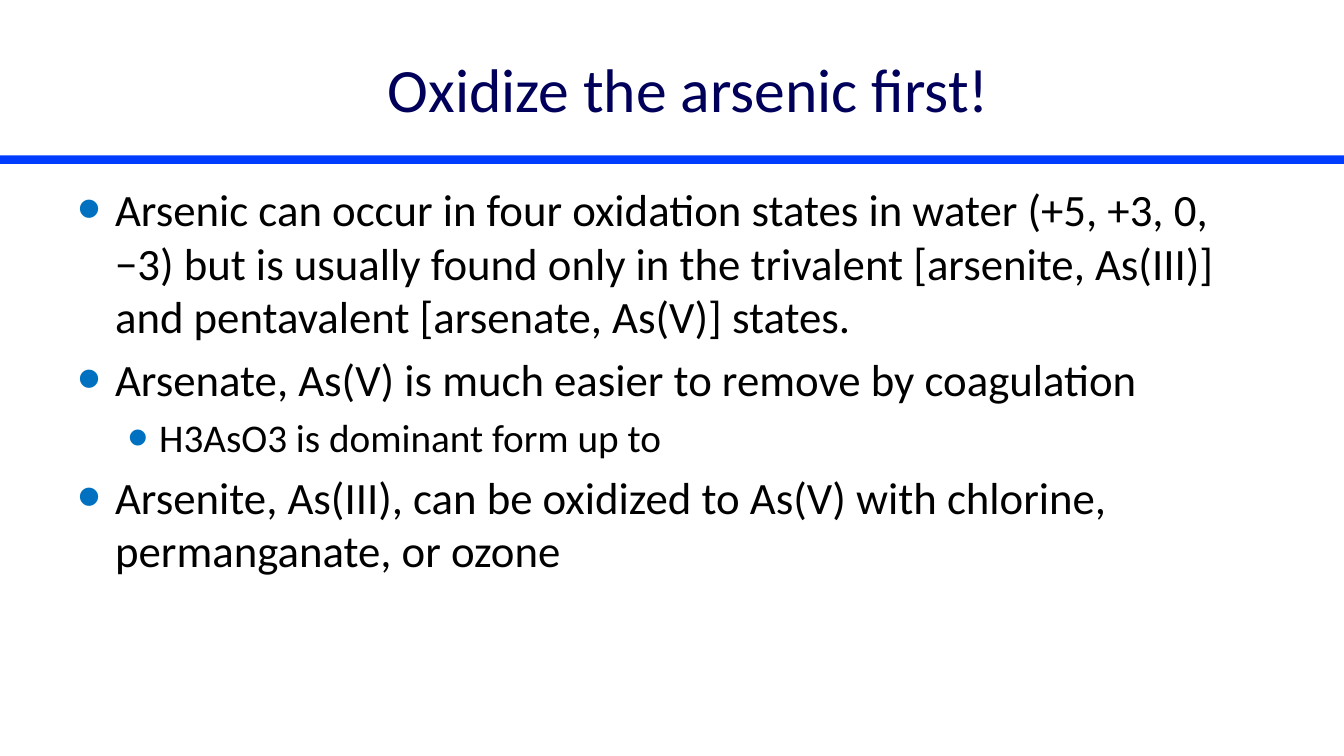
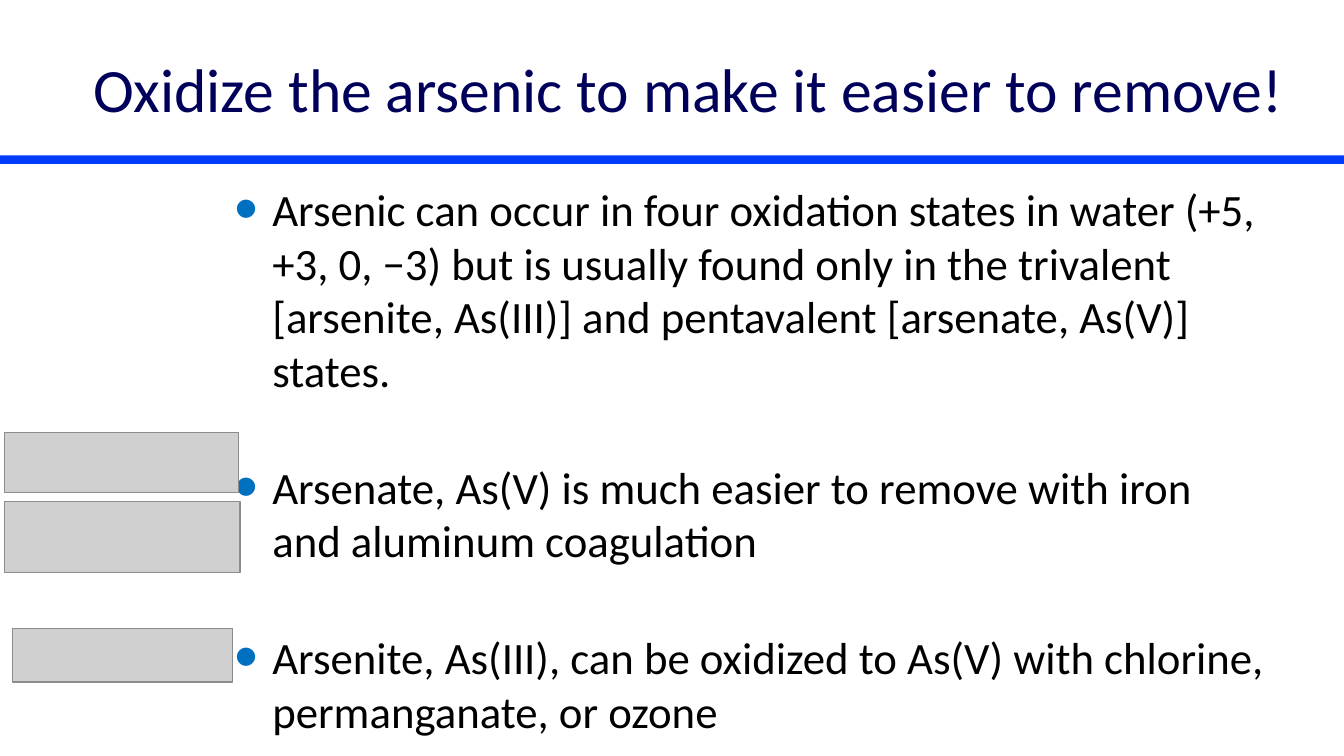
Before and after one commit to monroews/CEE4590, a slide deck: slide 19 of Lectures/Arsenic.pptx (slide 3 before the commit). Drawn at 1344x756 pixels with LibreOffice and Linux fonts; fonts in the diff are those of the drawing; grey boxes stand for pictures. Boxes give left, top, right and bottom in pixels: in the first picture for what was removed or moved away, otherwise in the second. Text is boxed around its words. In the diff, an @@ line names an element or a change of style, - is before the commit and + after.

Commit message:
arsenic

```diff
--- a/Lectures/Arsenic.pptx
+++ b/Lectures/Arsenic.pptx
@@ title at [93,69,1283,113]: text changed @@
-Oxidize the arsenic first!
+Oxidize the arsenic to make it easier to remove!
@@ text "Arsenic can occur in four ...": place and size @@
-text "Arsenic can occur in four ..." at [115,193,1213,575]
+text "Arsenic can occur in four ..." at [272,193,1263,680]
@@ picture added at [5,433,239,493] @@
@@ text at [272,471,1191,565]: text changed @@
-• Arsenate, As(V) is much easier to remove by coagulation
-  • H3AsO3 is dominant form up to
+• Arsenate, As(V) is much easier to remove with iron and aluminum coagulation
@@ picture added at [5,502,241,573] @@
@@ picture added at [12,628,233,683] @@
```
Also in this commit, not shown: 1 other slide changed, 24 slides added, 3 slides removed, 1 other file.
